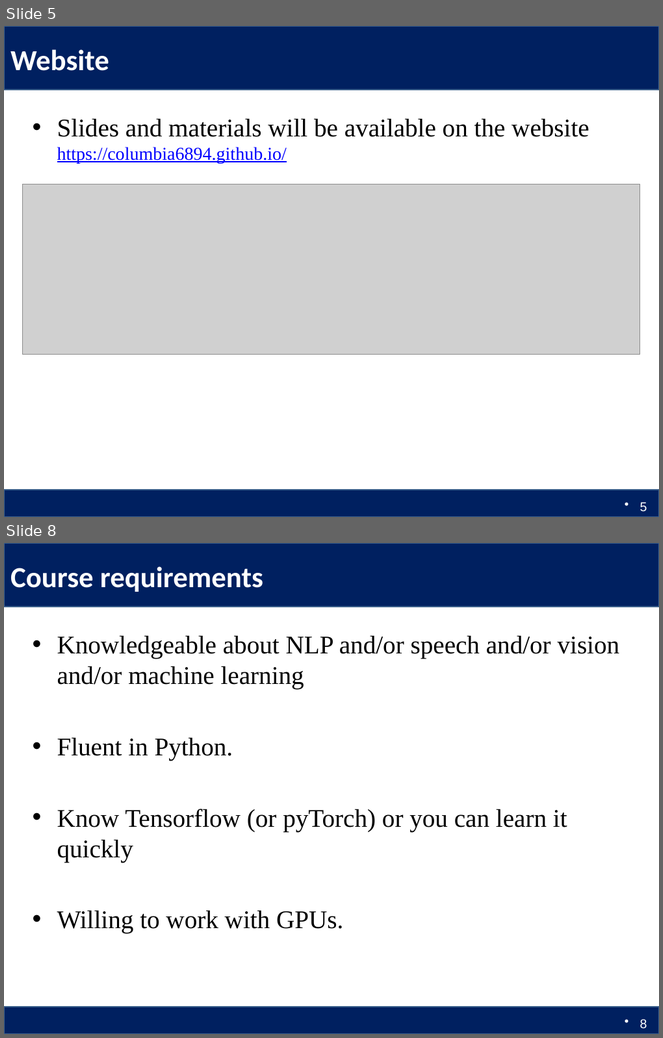
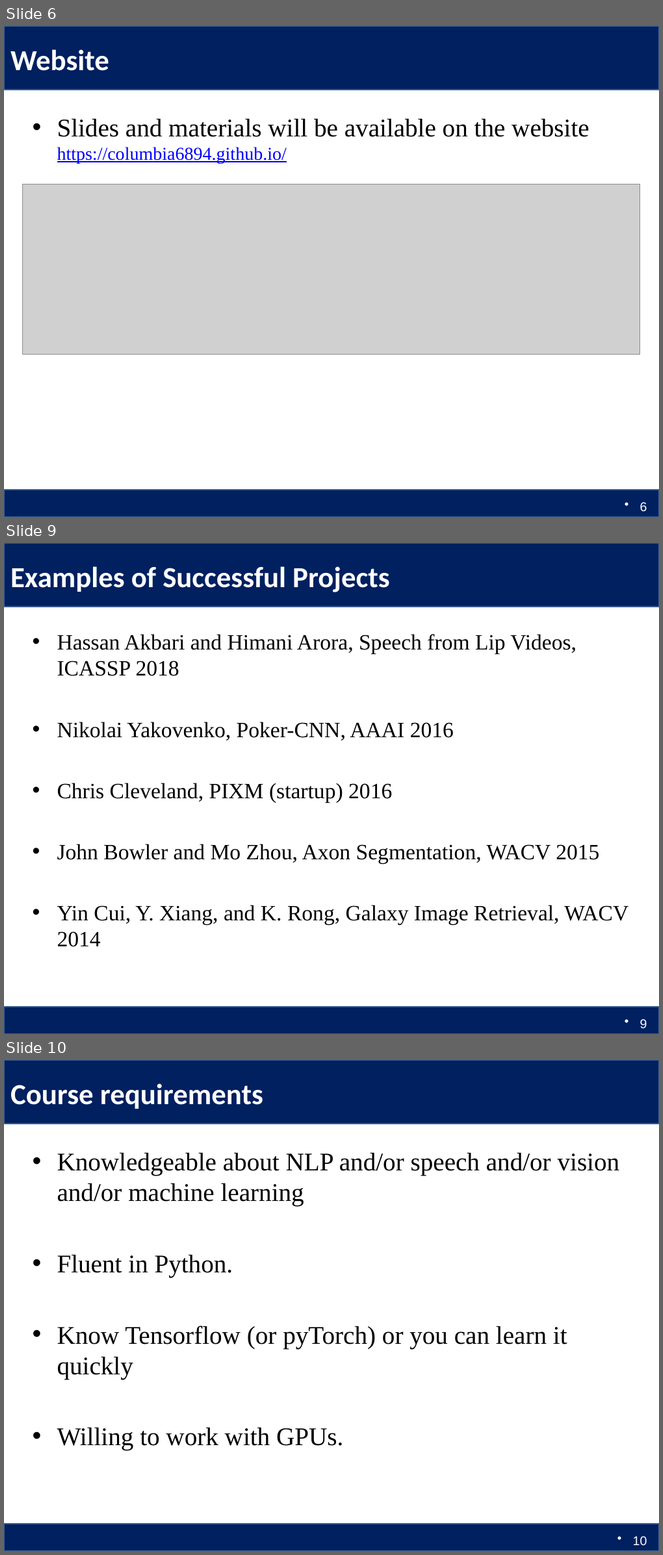
Before and after one commit to Columbia6894/Columbia6894.github.io, a slide deck: lecture/lecture1_llcao.pptx. Shown one above the other, each under a label of ours: slides 5 and 8 before the commit, slides 6, 9 and 10 after it; the slides between them are not shown. The pictures are 663x1038 and 663x1555 pixels, drawn with LibreOffice and Linux fonts; fonts in the diff are those of the drawing; grey boxes stand for pictures. Boxes give left, top, right and bottom in pixels: in the first picture for what was removed or moved away, otherwise in the second. Text is boxed around its words. In the diff, an @@ line names an element or a change of style, - is before the commit and + after.

```diff
--- a/lecture/lecture1_llcao.pptx
+++ b/lecture/lecture1_llcao.pptx
@@ slide 9 added at <box>4,543,659,1034</box>, background #FFFFFF; not listed: 2 template elements that a slide beside it also shows @@
@@ title added at <box>10,566,389,592</box>, 32 pt, text #FFFFFF, bold @@
+Examples of Successful Projects
@@ text added at <box>57,634,629,947</box>, 24 pt, text #000000 @@
+• Hassan Akbari and Himani Arora, Speech from Lip Videos, ICASSP 2018
+• Nikolai Yakovenko, Poker-CNN, AAAI 2016
+• Chris Cleveland, PIXM (startup) 2016
+• John Bowler and Mo Zhou, Axon Segmentation, WACV 2015
+• Yin Cui, Y. Xiang, and K. Rong, Galaxy Image Retrieval, WACV 2014
@@ page number added at <box>640,1019,648,1029</box>, 14 pt, text #FFFFFF @@
+9
@@ what was slide 5 is now slide 6 @@
@@ page number at <box>640,502,648,512</box>: text changed @@
-5
+6
@@ what was slide 8 is now slide 10 @@
@@ page number at <box>633,1536,648,1546</box>: text changed @@
-8
+10
```
Also in this commit, not shown: 8 slides changed, 1 other slide added, 1 other file.
